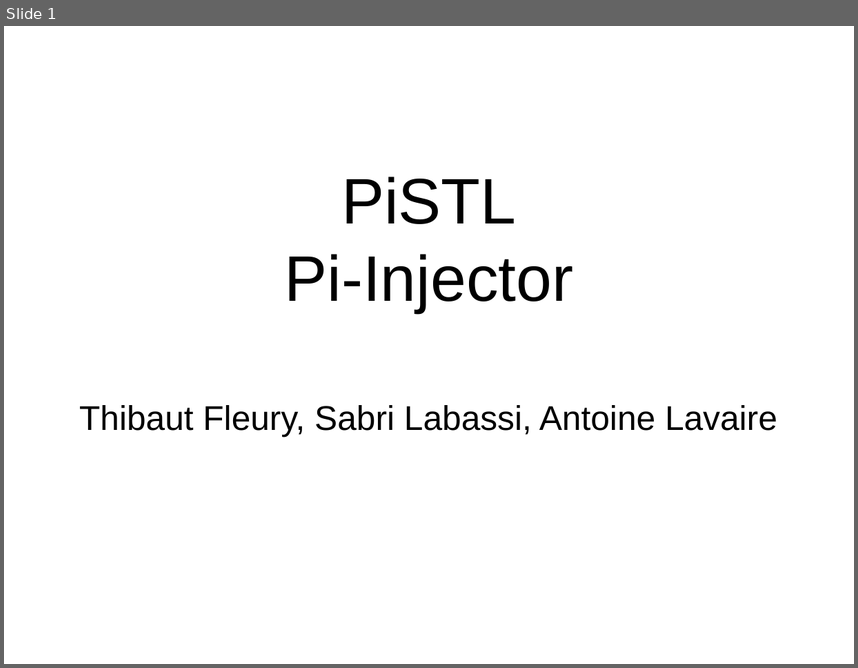
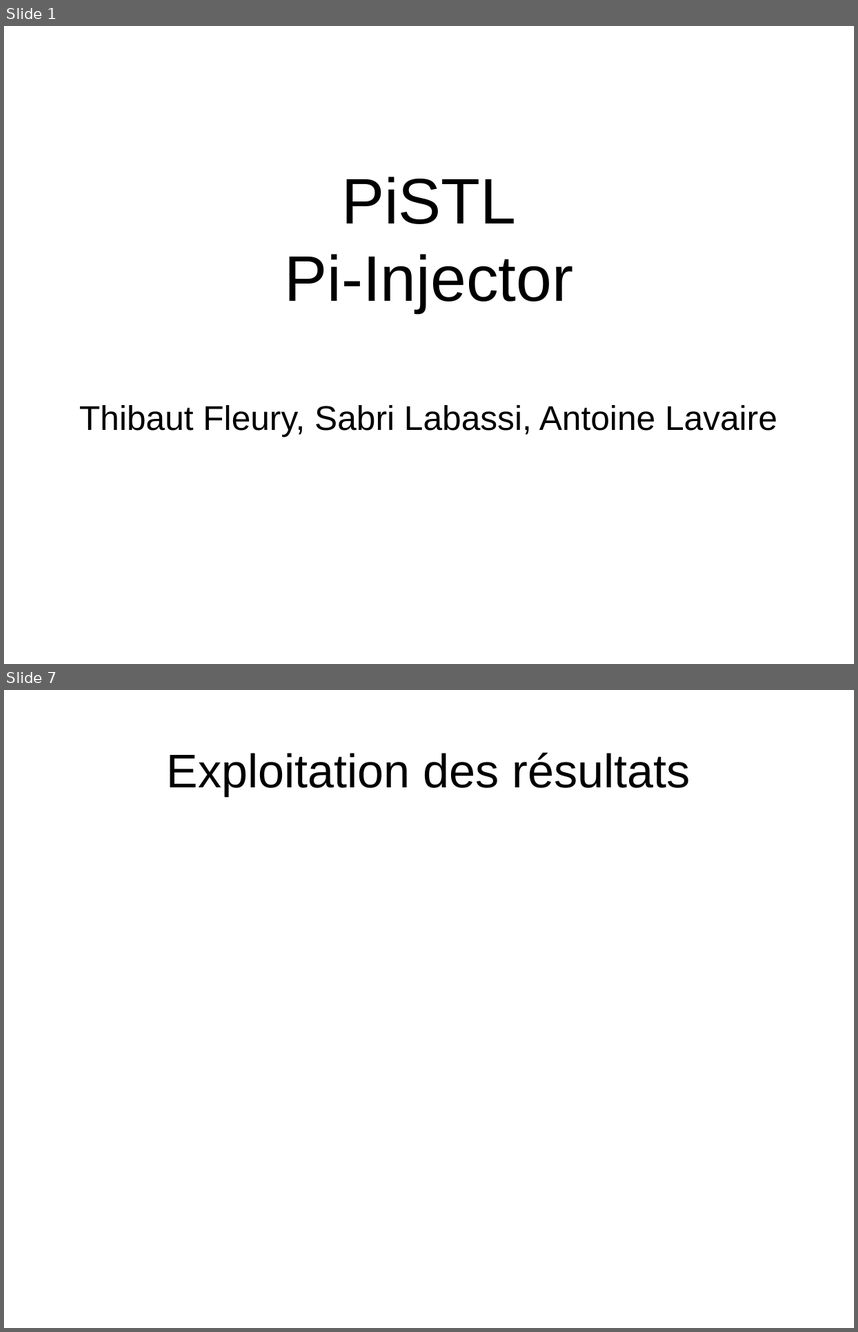
Before and after one commit to elecharny/pi-injector, a slide deck: Documents/Présentation.odp. Shown one above the other, each under a label of ours: slide 1 before the commit, slides 1 and 7 after it; the slides between them are not shown. The pictures are 858x668 and 858x1332 pixels, drawn with LibreOffice and Linux fonts; fonts in the diff are those of the drawing. Boxes give left, top, right and bottom in pixels: in the first picture for what was removed or moved away, otherwise in the second. Text is boxed around its words. In the diff, an @@ line names an element or a change of style, - is before the commit and + after.

```diff
--- a/Documents/Présentation.odp
+++ b/Documents/Présentation.odp
@@ slide 7 added at (4,690,854,1328), background #FFFFFF @@
@@ title added at (167,752,691,796), 44 pt, text #000000 @@
+Exploitation des résultats
```
Also in this commit, not shown: 1 slide changed, 5 other slides added, 5 slides removed, 2 other files.
